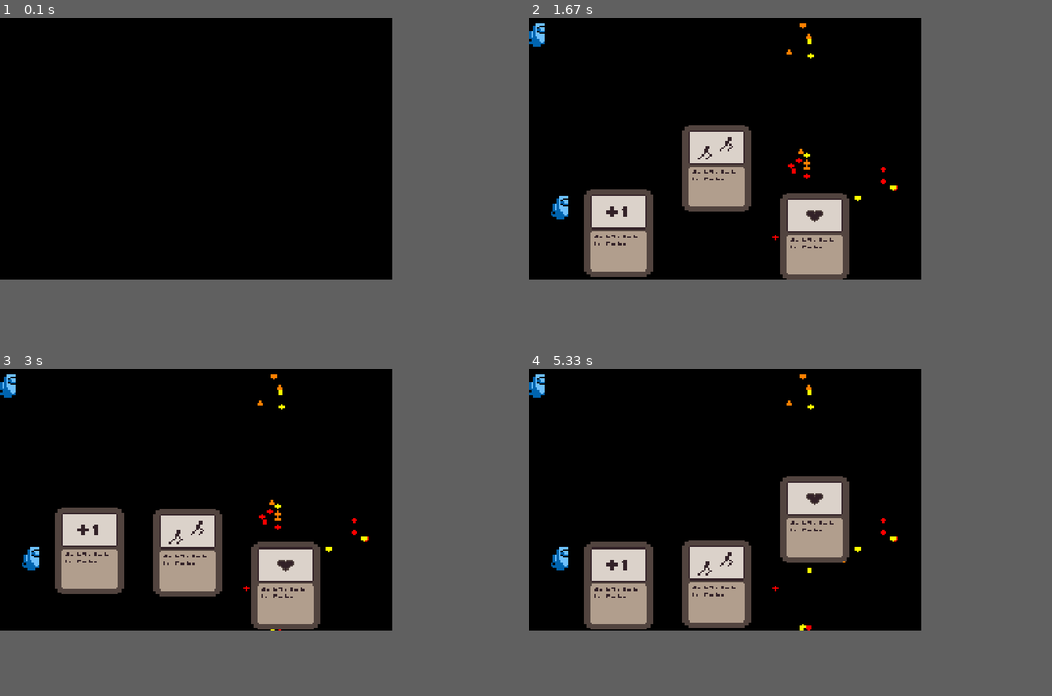
Above: before the commit, frames 1-4 (two rows, left to right).
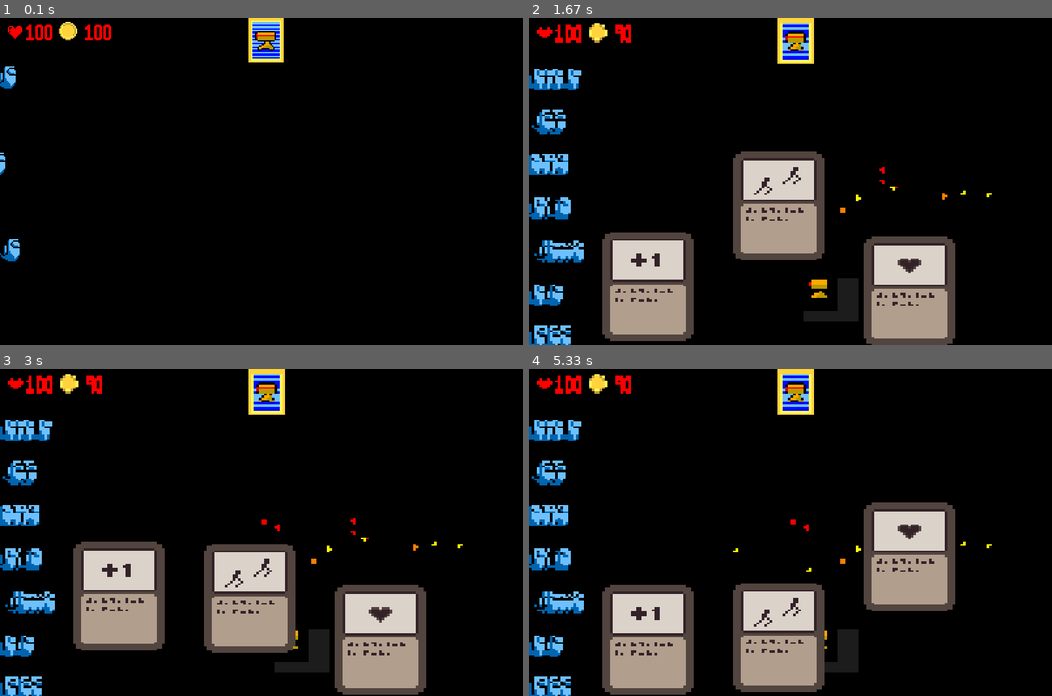
Above: after the commit, the same moments.

Repository: Johnny1882/Pygame002
Game: pygame game, started from particle.py
Two runs of this game, one before a commit and one after it. Both use one fixed random seed, a clock stepped at 60 frames per second and the inputs below.
Inputs (mouse positions are in pixels of both pictures, inside the frame that each line leads up to):
- Up to frame 1 (0.1 s): no input
- Up to frame 2 (1.67 s): press the mouse at (769, 194) at 0.37 s; move the mouse to (863, 184) at 0.47 s; release the mouse at (957, 171) at 0.6 s; press the mouse at (795, 40) at 0.7 s; move the mouse to (800, 158) at 0.8 s; release the mouse at (806, 279) at 0.93 s; tap Space at 1 s; hold D from 1.33 s (still down)
- Up to frame 3 (3 s): release D at 1.8 s; hold D 1.83-2.3 s; hold A 2.33-2.87 s; hold A from 2.9 s (still down)
- Up to frame 4 (5.33 s): release A at 3.3 s; hold D 3.33-3.97 s; hold A 4-4.47 s; hold D 4.5-4.97 s; hold D from 5 s (still down)
In our replay, the window is 600x400 before the commit and 800x500 after it. These sizes can differ from the game's own. Grey fills any space a smaller window leaves; there, only what the larger window draws over its background counts as a difference.

The runs differ from the first frame. In frame 1, 1.7% of the frame differs, in the area x 0-55%, y 0-75%; in frame 2, 29%; in frame 3, 27%; in frame 4, 30%, in the area x 0-89%, y 0-100%.

Commit message:
add coin, shop, health system

Diff:
--- a/particle.py
+++ b/particle.py
@@ -4,30 +4,38 @@
 import data.engine as e
 import data.custom_text as ct
 import my_function.particle as my_p
-
+import data.custom_text as ct
 
 # Functions ---------------------------------------------------- #
 def load_img(path):
     img = pygame.image.load('data/images/' + path + '.png').convert()
     img.set_colorkey((255,255,255))
     return img
+# Font ------------------------------------------------------- #
+my_font = ct.Font('data/images/small_font.png')
+my_big_font = ct.Font('data/images/large_font.png')
 # Setup pygame/window ---------------------------------------- #
 mainClock = pygame.time.Clock()
 from pygame.locals import *
 pygame.init()
 pygame.display.set_caption('game base')
 
-screen_width = 600
-screen_height = 400
-display_width = 300
-display_height = 200
+screen_width = 800
+screen_height = 500
+display_width = 400
+display_height = 250
 screen = pygame.display.set_mode((screen_width, screen_height),0,32)
 display = pygame.Surface((display_width, display_height))
 card_display = pygame.Surface((200, 150))
 card_display_background = pygame.Surface((200, 150))
 
+# load img--------------------------------------------------- #
 e.load_animations('data/images/entities/')
 card_back = load_img('card_back')
+heart_img = load_img('heart')
+coin_img = load_img('coin')
+shopgrid_img = load_img('shop_grid')
+turrent1_img = load_img('turrent_1')
 
 card_images = {}
 card_types = ['1 point', 'double jump 5s', 'heal']
@@ -49,6 +57,8 @@
 
 space = right = left = key_t = False
 
+health_val = 100
+coin_val = 100
 
 # Loop ------------------------------------------------------- #
 while True:
@@ -65,29 +75,31 @@
             p = my_p.particle(mx, my, 'firefly',[random.randint(0, 20) / 10 - 1, random.randint(0, 20) / 10 - 1], 3, random.choice([(255, 255, 0), (255, 0, 0), (255, 128, 0)]), [6,6])
             particles.append(p)
 
-
+    # general_logic --------------------------------------------------------------------------------------------- #
+    if health_val <= 0:
+        my_big_font.render(display, 'GAME OVER', [150,100])
     # particles --------------------------------------------------------------------------------------------- #
-        for particle in particles:
-            if particle.type == 'firefly':
-                particle.size -= 0.005
-            elif particle.type == 'ghost_die':
-                particle.size -= 0.3
-            elif particle.type == 'turrent_1':
-                pass
-
-            particle.update()
-
-
-            if particle.type == 'firefly' or particle.type == 'ghost_die':
-                pygame.draw.circle(display, particle.color, [int(particle.x), int(particle.y)], int(particle.size))
-                particle.motion[0] *= 0.99
-                particle.motion[1] *= 0.99
-
-            elif particle.type == 'turrent_1':
-                pygame.draw.rect(display, particle.color, (particle.x, particle.y, particle.w, particle.h))
-
-            if particle.size <= 0:
-                particles.remove(particle)
+    for particle in particles:
+        if particle.type == 'firefly':
+            particle.size -= 0.005
+        elif particle.type == 'ghost_die':
+            particle.size -= 0.3
+        elif particle.type == 'turrent_1':
+            pass
+
+        particle.update()
+
+
+        if particle.type == 'firefly' or particle.type == 'ghost_die':
+            pygame.draw.circle(display, particle.color, [int(particle.x), int(particle.y)], int(particle.size))
+            particle.motion[0] *= 0.99
+            particle.motion[1] *= 0.99
+
+        elif particle.type == 'turrent_1':
+            pygame.draw.rect(display, particle.color, (particle.x, particle.y, particle.w, particle.h))
+
+        if particle.size <= 0:
+            particles.remove(particle)
 
     # Buttons ------------------------------------------------ #
     for event in pygame.event.get():
@@ -112,12 +124,27 @@
         if event.type == MOUSEBUTTONUP:
             mouse_down = False
 
+    # UI-Info --------------------------------------------------
+    display.blit(heart_img,(5,5))
+    my_big_font.render(display, str(health_val), (20, 5))
+    display.blit(coin_img,(38,2))
+    my_big_font.render(display, str(coin_val), (65, 5))
+    # pygame.draw.rect(display, (255, 0, 0), pygame.Rect(70,0,50,35))
+    shopgrid_img_temp = pygame.transform.scale(shopgrid_img, (40, 45))
+    #turrent1
+
+    display.blit(shopgrid_img_temp,(190,0))
+    display.blit(turrent1_img,(195,10))
+    turrent1_collide = pygame.Rect(190,0,27,34)
+
+
+
     # Turrent ------------------------------------------------ #
-    if key_t:
+    if turrent1_collide.collidepoint(mx,my) and mouse_down:
         setting_turrent = True
         model_turrent = e.entity(mx, my, 10, 10, 'turrent_1')
-        # turrents.append([turrent, 50])
-        key_t = False
+        coin_val -= 10
+        mouse_down = False
 
     if setting_turrent:
         show_w = 42
@@ -149,39 +176,28 @@
 
 
     #---------------------ENEMY--------------------------------
+    #generation
     if not show_card:
-        if random.randint(1,26) == 1:
-            enemy = [0,e.entity(random.randint(-10,0),random.randint(0, display_height)//33 * 33 + 3,13,20,'enemy')]
+        if random.randint(1,2) == 1:
+            enemy = [0,e.entity(random.randint(-10,0),random.randint(33, display_height)//33 * 33 + 3,13,20,'enemy')]
             enemy[1].offset = [-5,0]
             enemies.append(enemy)
 
 
         for enemy in enemies:
-            # if display_r.colliderect(enemy[1].obj.rect):
-                # enemy[0] += 0.2
-                # if enemy[0] > 3:
-                #     enemy[0] = 3
                 enemy_movement = [0.5,enemy[0]]
-                # if display_width > enemy[1].x + 5:
-                #     enemy_movement[0] = 0.5
-                # if display_width < enemy[1].x - 5:
-                #     enemy_movement[0] = -0.5
-                # if display_height/2 > enemy[1].y + 5:
-                #     enemy_movement[1] = 0.2
-                # if display_height/2 < enemy[1].y - 5:
-                #     enemy_movement[1] = -0.2
                 collision_types = enemy[1].move(enemy_movement, [])
-
-                # if not display_r.colliderect(enemy[1].obj.rect):
-                #     enemies.remove(enemy)
-
                 enemy[1].display(display,[0,0])
+                if enemy[1].x > display_width:
+                    enemies.remove(enemy)
+                    health_val -= 1
 
         for enemy in enemies:
             for particle in particles:
                 if enemy[1].obj.rect.colliderect(particle.rect):
                     if enemy in enemies:
                         enemies.remove(enemy)
+                        coin_val += 1
                         for i in range(3):
                             p = my_p.particle(enemy[1].x, enemy[1].y, 'ghost_die',[random.randint(0, 20) / 10 - 1, random.randint(0, 20) / 10 - 1], 5, (255, 255, 255), [0,0])
                             particles.append(p)
@@ -190,7 +206,7 @@
 
 
 
-    # UI --------------------------------------------------
+    # UI-Card --------------------------------------------------
     # card_visuals = [images_name, x, y]
     if not show_card:
         card_display_background.blit(pygame.transform.scale(screen, (200, 150)),(0,0))
@@ -229,6 +245,7 @@
     # if card_visuals != []:
     #     overlay_surf.blit(description,(box_pos,39))
     #     text.show_text(card_visuals[hovered_card][0],box_pos+5,44,1,185,font_2,overlay_surf)
+
     # Update ------------------------------------------------- #
     if show_card:
       display.blit(pygame.transform.scale(card_display,(display_width, display_height)), (0, 0))
Binary file added: data/images/coin.png
Binary file added: data/images/heart.png
Binary file added: data/images/large_font.png
Binary file added: data/images/shop_grid.png
Binary file added: data/images/small_font.png
Binary file added: data/images/turrent_1.png
